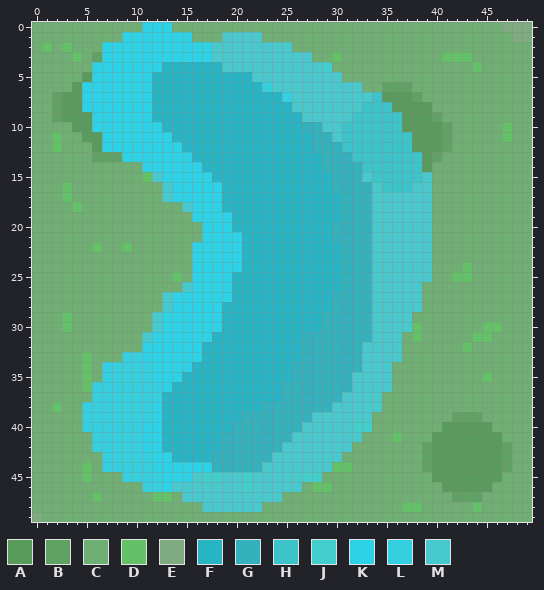
File history of a pixel-art sprite, images/case1.png. The first picture shows the starting point.
The file is 50x50 pixels. Colours within 5 levels of each other are drawn and written as one.
Palette (. is transparent): A #589b5c  B #60a264  C #70af74  D #63c168  E #7eac80  F #27b4c5  G #33b1bc  H #3bc4ca  J #41cecc  K #2cd2e5  L #34d0e0  M #47c9cd
The same view after the edit:
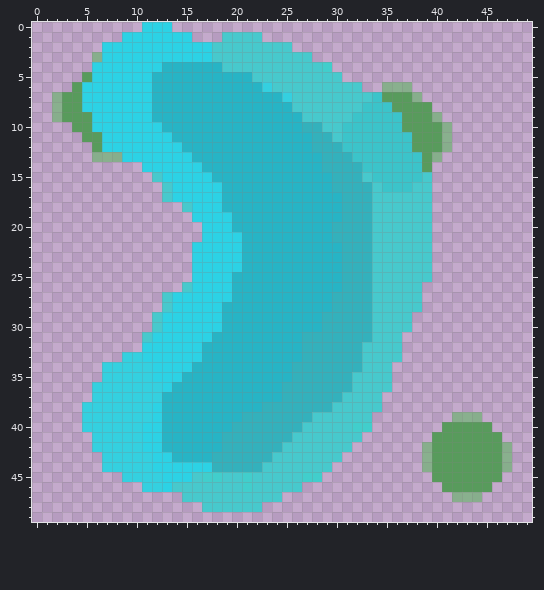
The commit says: Simplification chargement textures + Affichage case par couche
Changes in this commit:
colour B: #60a264 -> #7bb27fcd
Changed rows in their new state; - is a pixel that keeps its letter.
first column x 0:
 0 ...........---....................................
 1 .........-------...----...........................
 2 .......-------------------........................
 3 ......----------------------......................
 4 ......------------------------....................
 5 .....--------------------------...................
 6 ....-----------------------------..---............
 7 ..-------------------------------------...........
 8 ..--------------------------------------..........
 9 ..---------------------------------------.........
10 ....--------------------------------------........
11 .....-------------------------------------........
12 ......------------------------------------........
13 ......-----------------------------------.........
14 ...........-----------------------------..........
15 ............----------------------------..........
16 .............---------------------------..........
17 .............---------------------------..........
18 ...............-------------------------..........
19 ................------------------------..........
20 .................-----------------------..........
21 .................-----------------------..........
22 ................------------------------..........
23 ................------------------------..........
24 ................------------------------..........
25 ................------------------------..........
26 ...............------------------------...........
27 .............--------------------------...........
28 .............--------------------------...........
29 ............--------------------------............
30 ............--------------------------............
31 ...........--------------------------.............
32 ...........--------------------------.............
33 .........----------------------------.............
34 .......-----------------------------..............
35 .......-----------------------------..............
36 ......------------------------------..............
37 ......-----------------------------...............
38 .....------------------------------...............
39 .....-----------------------------........---.....
40 .....-----------------------------.......-----....
41 ......---------------------------.......-------...
42 ......--------------------------.......---------..
43 .......------------------------........---------..
44 .......-----------------------.........---------..
45 .........--------------------...........-------...
46 ...........----------------..............-----....
47 ...............----------.................---.....
48 .................------...........................
49 ..................................................
Pixel boxes of the changes (left, top, right, bottom) in both pictures:
changed: (32, 22, 532, 522)
